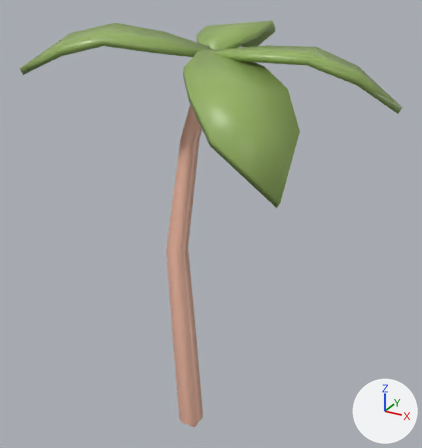
What one commit did to the FBX model UnityProject/Assets/Models/Props/PalmTree.fbx.
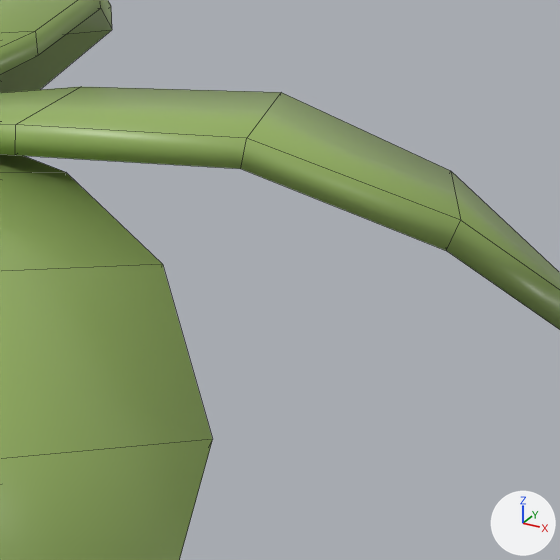
The first picture shows the older version from a 50 mm camera at (28.1, -46.0, 47.6) aimed at (-1.2, 7.3, 21.0). The close-ups show both versions on the part from 59% to 91% of the width and 5% to 36% of the height of that picture. Every picture has the same lights, and +X, +Y and +Z are marked at lower right. The close-ups show mesh edges as thin lines. Where no turn or scale is listed for an object, it has been applied to the vertices.
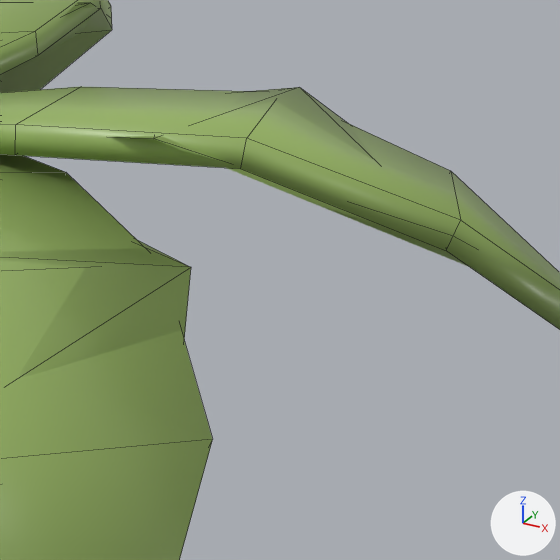
Changed parts and their boxes (x1, y1, x2, y2) in the close-ups (560 x 560 px):
'PalmTree_LOD1', added (green)
    after: (0, 3, 467, 377)

Edits to the bpy script that builds the scene:
```text
Add me_cube_001:
    me_cube_001.from_pydata(...)  # 34 vertices, 39 faces; spans x -17.0..17.3, y -8.1..23.8, z -0.9..42.1
    me_cube_001.materials.append(mat_material)  # picture img_colorpalette_png
Add ob_palmtree_lod1:
    ob_palmtree_lod1 = bpy.data.objects.new('PalmTree_LOD1', me_cube_001)
    ob_palmtree_lod1.location = (0.0, 0.0, 0.0)
```
